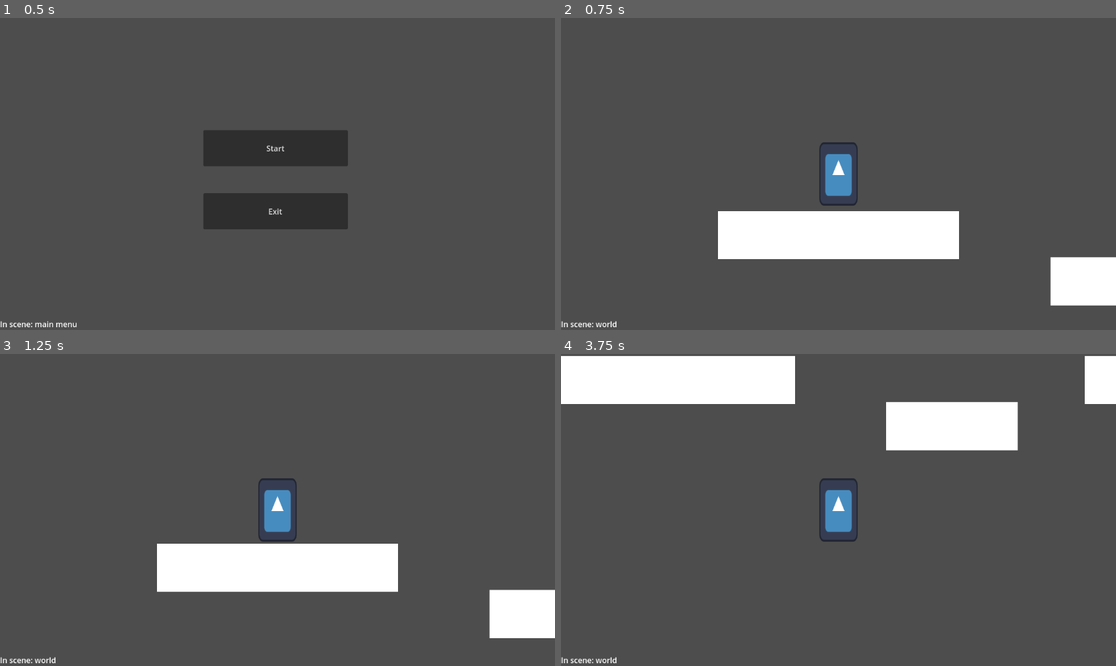
Above: before the commit, frames 1-4 (two rows, left to right).
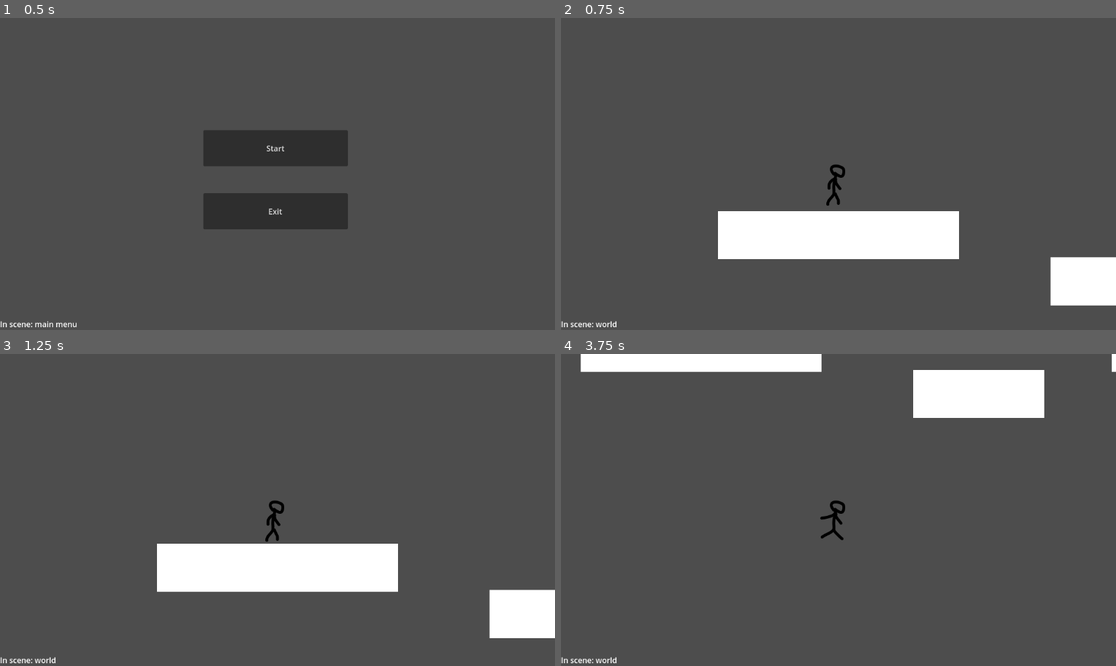
Above: after the commit, the same moments.

Repository: saperate/RatGame
Game: Godot game, scene res://scenes/main_menu.tscn
The game is run twice, just before and just after one commit, with the same random seed, the same clock (stepped at 60 frames per second) and the same inputs. The engine's default icon, where the game draws it, is replaced by a stand-in: a white triangle on a blue panel in a dark square.
Inputs:
- Up to frame 1 (0.5 s): no input
- Up to frame 2 (0.75 s): click "Start" at 0.5 s
- Up to frame 3 (1.25 s): no input
- Up to frame 4 (3.75 s): tap Enter at 1.25 s; hold D (move_right) 1.28-2.78 s; tap Space (jump) at 1.52, 2.27 s; hold A (move_left) 2.78-3.53 s; hold D (move_right) from 3.53 s (still down)

Frame 1 is identical in both runs. In frame 2, 0.9% of the frame differs, in the area x 46-54%, y 39-61%; in frame 3, 0.9%; in frame 4, 12%, in the area x 0-100%, y 0-61%.

Commit message:
Animated sprites test
I relocated the pause menu script too

Diff:
--- /dev/null
+++ b/resources/sprites/player.tres
@@ -0,0 +1,27 @@
+[gd_resource type="SpriteFrames" load_steps=4 format=3 uid="uid://bkcis46a55i08"]
+
+[ext_resource type="Texture2D" uid="uid://hb3c47p8k4s2" path="res://resources/sprites/idle.png" id="1_appci"]
+[ext_resource type="Texture2D" uid="uid://qsl3kq5qwxqg" path="res://resources/sprites/run1.png" id="2_w5whe"]
+[ext_resource type="Texture2D" uid="uid://bytft5d44t6lc" path="res://resources/sprites/run2.png" id="3_1aii6"]
+
+[resource]
+animations = [{
+"frames": [{
+"duration": 1.0,
+"texture": ExtResource("1_appci")
+}],
+"loop": true,
+"name": &"idle",
+"speed": 5.0
+}, {
+"frames": [{
+"duration": 1.0,
+"texture": ExtResource("2_w5whe")
+}, {
+"duration": 1.0,
+"texture": ExtResource("3_1aii6")
+}],
+"loop": true,
+"name": &"run",
+"speed": 5.0
+}]
--- a/scenes/objects/player.tscn
+++ b/scenes/objects/player.tscn
@@ -1,22 +1,22 @@
 [gd_scene load_steps=4 format=3 uid="uid://2ptowfit23xh"]
 
-[ext_resource type="Texture2D" uid="uid://c5joxwjf7hhk" path="res://resources/sprites/icon.svg" id="1_5cbw0"]
 [ext_resource type="Script" path="res://scripts/player.gd" id="1_r1yru"]
+[ext_resource type="SpriteFrames" uid="uid://bkcis46a55i08" path="res://resources/sprites/player.tres" id="2_wrlqt"]
 
 [sub_resource type="RectangleShape2D" id="RectangleShape2D_otfvj"]
-size = Vector2(80, 136)
+size = Vector2(40, 96)
 
 [node name="Player" type="CharacterBody2D"]
 script = ExtResource("1_r1yru")
 
-[node name="Sprite2D" type="Sprite2D" parent="."]
-position = Vector2(-3.8147e-06, -70)
-scale = Vector2(0.625, 1.03125)
-texture = ExtResource("1_5cbw0")
-
 [node name="CollisionShape2D" type="CollisionShape2D" parent="."]
-position = Vector2(0, -68)
+position = Vector2(-4, -48)
 shape = SubResource("RectangleShape2D_otfvj")
 
 [node name="Camera2D" type="Camera2D" parent="."]
 offset = Vector2(0, -70)
+
+[node name="AnimatedSprite2D" type="AnimatedSprite2D" parent="."]
+position = Vector2(0, -48)
+sprite_frames = ExtResource("2_wrlqt")
+animation = &"idle"
--- a/scenes/pause_menu.tscn
+++ b/scenes/pause_menu.tscn
@@ -1,6 +1,6 @@
 [gd_scene load_steps=2 format=3 uid="uid://b3jh85dr01hg0"]
 
-[ext_resource type="Script" path="res://scenes/pause_menu.gd" id="1_vcln6"]
+[ext_resource type="Script" path="res://scripts/pause_menu.gd" id="1_vcln6"]
 
 [node name="CanvasLayer" type="CanvasLayer"]
 process_mode = 3
--- a/scripts/player.gd
+++ b/scripts/player.gd
@@ -2,6 +2,8 @@
 
 const SPEED = 300.0
 const JUMP_VELOCITY = -500.0
+
+@onready var _animated_sprite = $AnimatedSprite2D
 
 ##How far can we go down before we are considered out of stage
 ## and need to reset the player back to the start [in pixels]
@@ -31,8 +33,12 @@
 
 	var direction = Input.get_axis("move_left", "move_right")
 	if direction:
-		velocity.x = direction * SPEED
+		velocity.x = direction * SPEED;
+		#Temporary, we'll change this stuff to a state machine
+		_animated_sprite.play("run")
+		_animated_sprite.flip_h = true if direction == -1 else false
 	else:
 		velocity.x = move_toward(velocity.x, 0, SPEED)
+		_animated_sprite.play("idle")
 
 	move_and_slide()
Binary file added: resources/sprites/idle.png
Not shown, added: resources/sprites/idle.png.import
Binary file added: resources/sprites/run1.png
Not shown, added: resources/sprites/run1.png.import
Binary file added: resources/sprites/run2.png
Not shown, added: resources/sprites/run2.png.import
Renamed: scenes/pause_menu.gd -> scripts/pause_menu.gd
